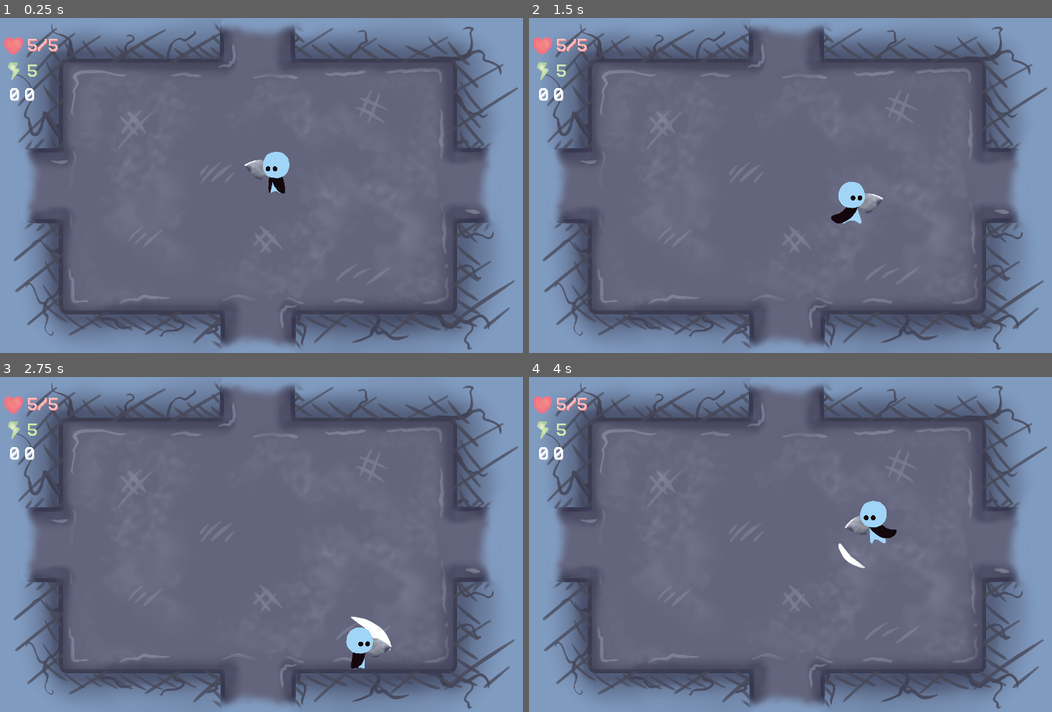
Above: before the commit, frames 1-4 (two rows, left to right).
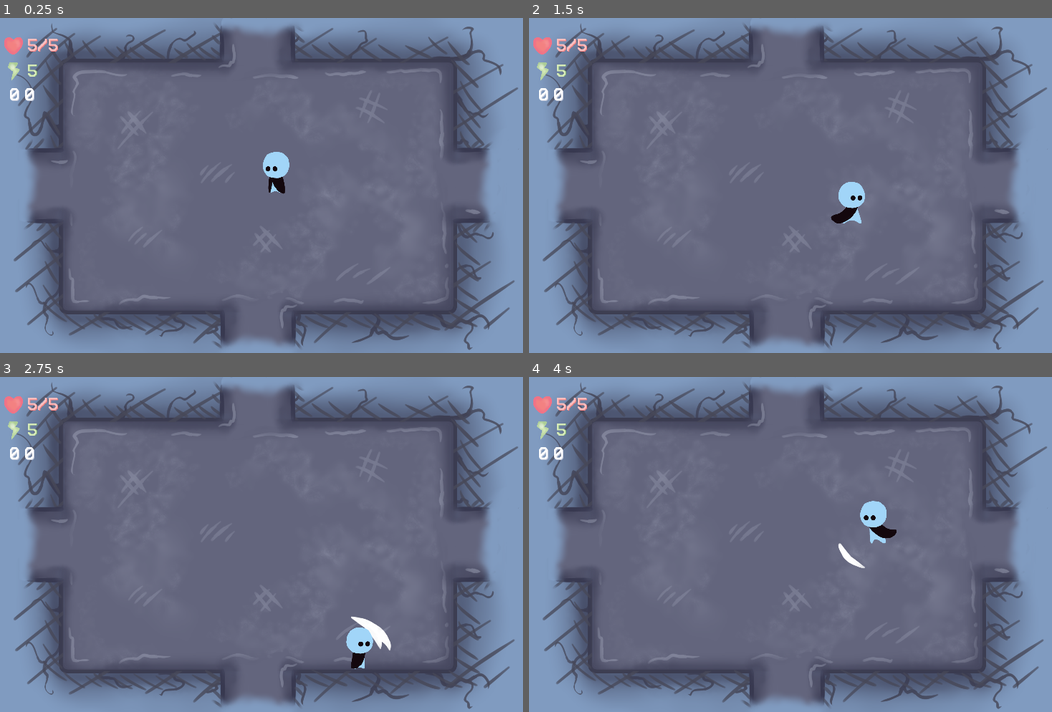
Above: after the commit, the same moments.

Repository: bucketfish/box-arena
Game: Godot game, scene res://base.tscn
The game is run twice, just before and just after one commit, with the same random seed, the same clock (stepped at 60 frames per second) and the same inputs.
Inputs:
- Up to frame 1 (0.25 s): no input
- Up to frame 2 (1.5 s): hold Right (right) 0.53-1.28 s; tap X (attack) at 0.6 s; hold Down (down) from 1.28 s (still down); tap Z (pickup) at 1.35 s
- Up to frame 3 (2.75 s): release Down (down) at 2.03 s; hold Right (right) from 2.03 s (still down); tap X (attack) at 2.1 s
- Up to frame 4 (4 s): release Right (right) at 2.78 s; hold Up (ui_up) 2.78-3.53 s; tap Z (pickup) at 2.85 s; hold Left (left) from 3.53 s (still down); tap X (attack) at 3.6 s

The runs differ from the first frame. In frame 1, 0.1% of the frame differs, in the area x 46-51%, y 42-49%; in frame 2, 0.1%; in frame 3, 0.1%; in frame 4, 0.1%.

Commit message:
update weapon using

Diff:
--- a/persistent.gd
+++ b/persistent.gd
@@ -1,4 +1,6 @@
 extends Node
+
+onready var player = get_node("/root/base/player")
 
 var endgames = []
 
@@ -32,4 +34,8 @@
 var coward = 0
 var isCoward = false
 
-var weapon = ""
+var weapon = "" setget set_weapon
+
+func set_weapon(newval):
+	weapon = newval
+	player.update_weapon()
--- a/player/player.gd
+++ b/player/player.gd
@@ -111,10 +111,8 @@
 	fx.global_position = global_position
 	get_parent().add_child(fx)
 
-#	if fx.dir == "up":
-#		weapon.rotation_degrees = 90 * fx.swingdir
-#	elif fx.dir == "down":
-#		weapon.rotation_degrees = 90 * fx.swingdir
-#		weapon.scale.x = -weapon.scale.x
-#	else:
-#		weapon.rotation_degrees = 0
+func update_weapon():
+	if Persistent.weapon != "":
+		weapon.texture = load("res://assets/items/" + Persistent.weapon + ".png")
+	else:
+		weapon.texture = null
--- a/player/player.tscn
+++ b/player/player.tscn
@@ -1,8 +1,7 @@
-[gd_scene load_steps=21 format=2]
+[gd_scene load_steps=20 format=2]
 
 [ext_resource path="res://assets/player/spritesheet.png" type="Texture" id=1]
 [ext_resource path="res://player/player.gd" type="Script" id=2]
-[ext_resource path="res://assets/items/sharp flint.png" type="Texture" id=3]
 
 [sub_resource type="RectangleShape2D" id=1]
 extents = Vector2( 25, 38 )
@@ -43,7 +42,7 @@
 "times": PoolRealArray( 0 ),
 "transitions": PoolRealArray( 1 ),
 "update": 0,
-"values": [ Vector2( -40, 35 ) ]
+"values": [ Vector2( -40, 75 ) ]
 }
 tracks/3/type = "value"
 tracks/3/path = NodePath("Sprite/weapon:rotation_degrees")
@@ -198,10 +197,9 @@
 
 [node name="weapon" type="Sprite" parent="Sprite"]
 show_behind_parent = true
-position = Vector2( -40, 35 )
+position = Vector2( -40, 75 )
 rotation = -0.488692
 scale = Vector2( 0.5, 0.5 )
-texture = ExtResource( 3 )
 offset = Vector2( -180, -210 )
 
 [node name="CollisionShape2D" type="CollisionShape2D" parent="."]
